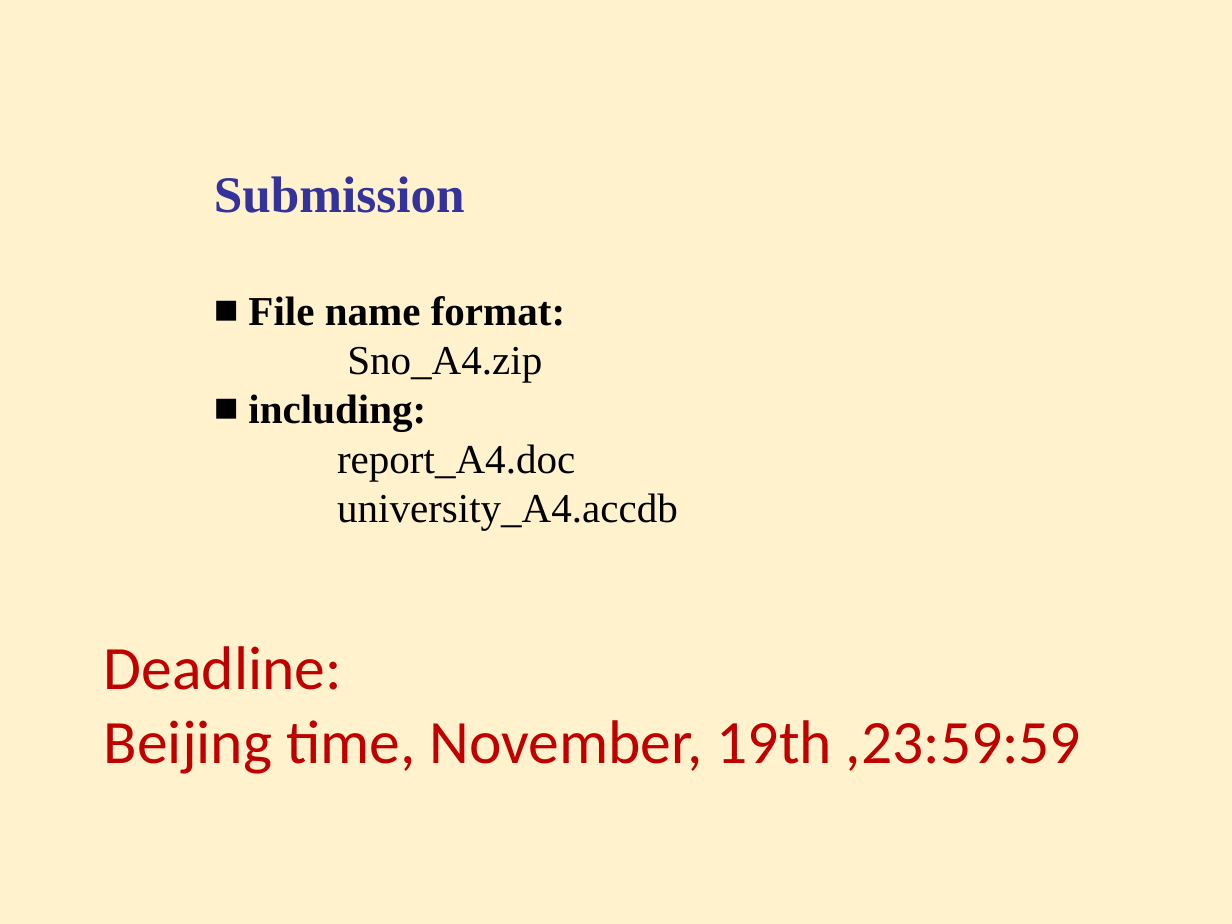
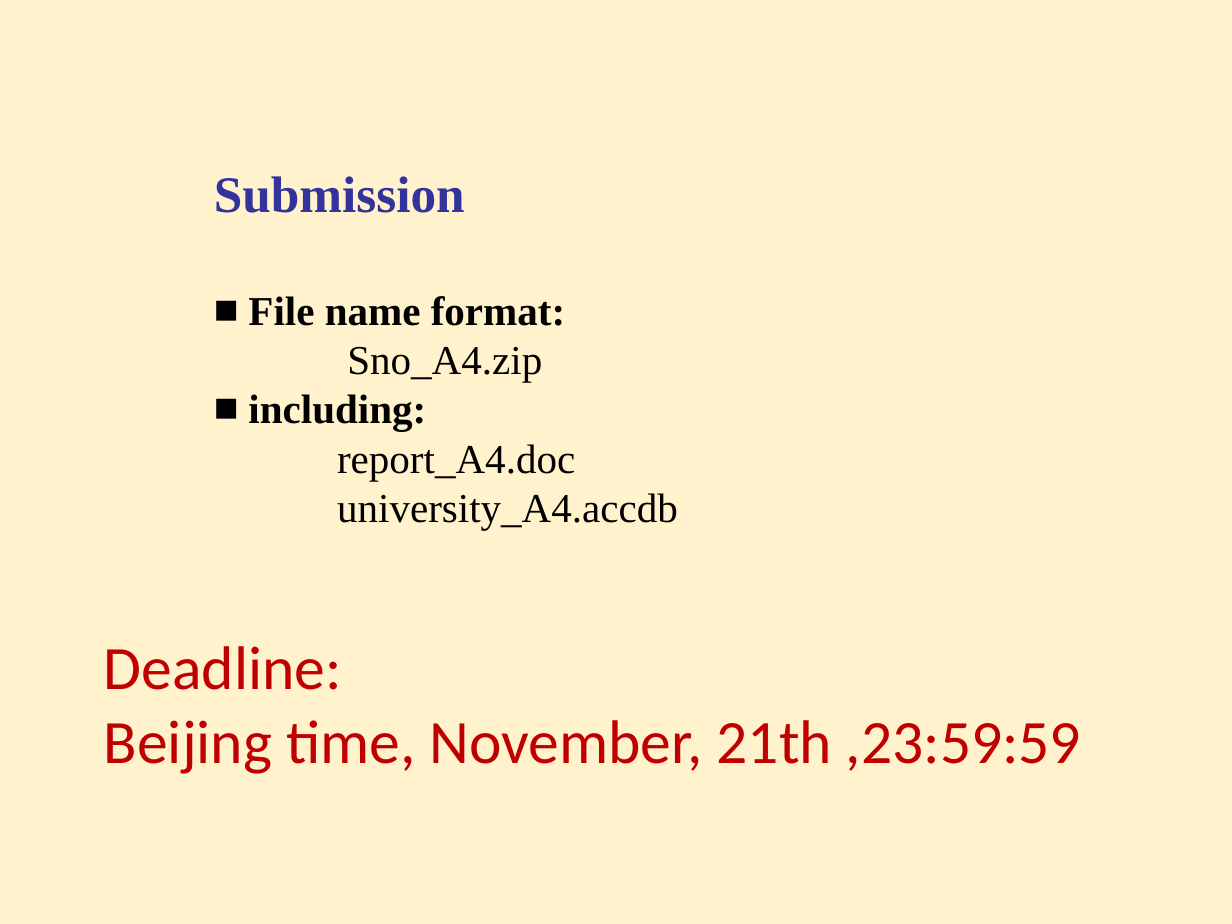
Before and after one commit to zygardxerneas/database, a slide deck: slide 44 of projects/project4/Lab4.pptx. Drawn at 1232x924 pixels with LibreOffice and Linux fonts; fonts in the diff are those of the drawing. Boxes give left, top, right and bottom in pixels: in the first picture for what was removed or moved away, otherwise in the second. Text is boxed around its words. In the diff, an @@ line names an element or a change of style, - is before the commit and + after.

Commit message:
update

```diff
--- a/projects/project4/Lab4.pptx
+++ b/projects/project4/Lab4.pptx
@@ text at box(104, 720, 1081, 774): text changed @@
-Beijing time, November, 19th ,23:59:59
+Beijing time, November, 21th ,23:59:59
```
Also in this commit, not shown: 3 other slides changed.
